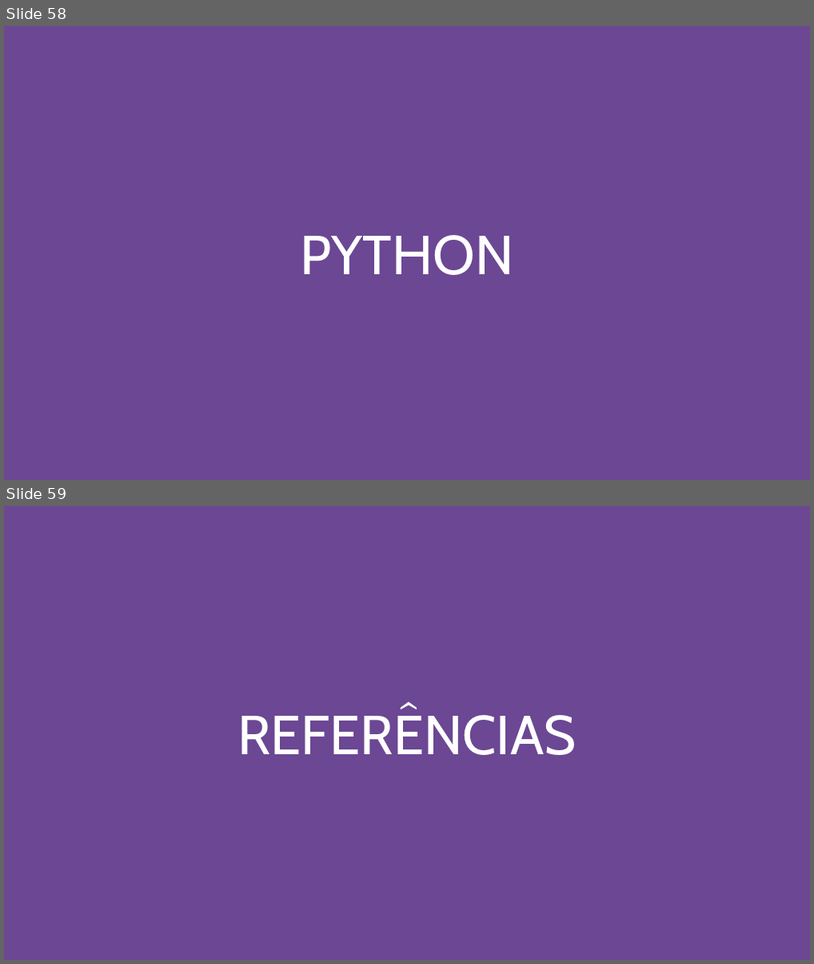
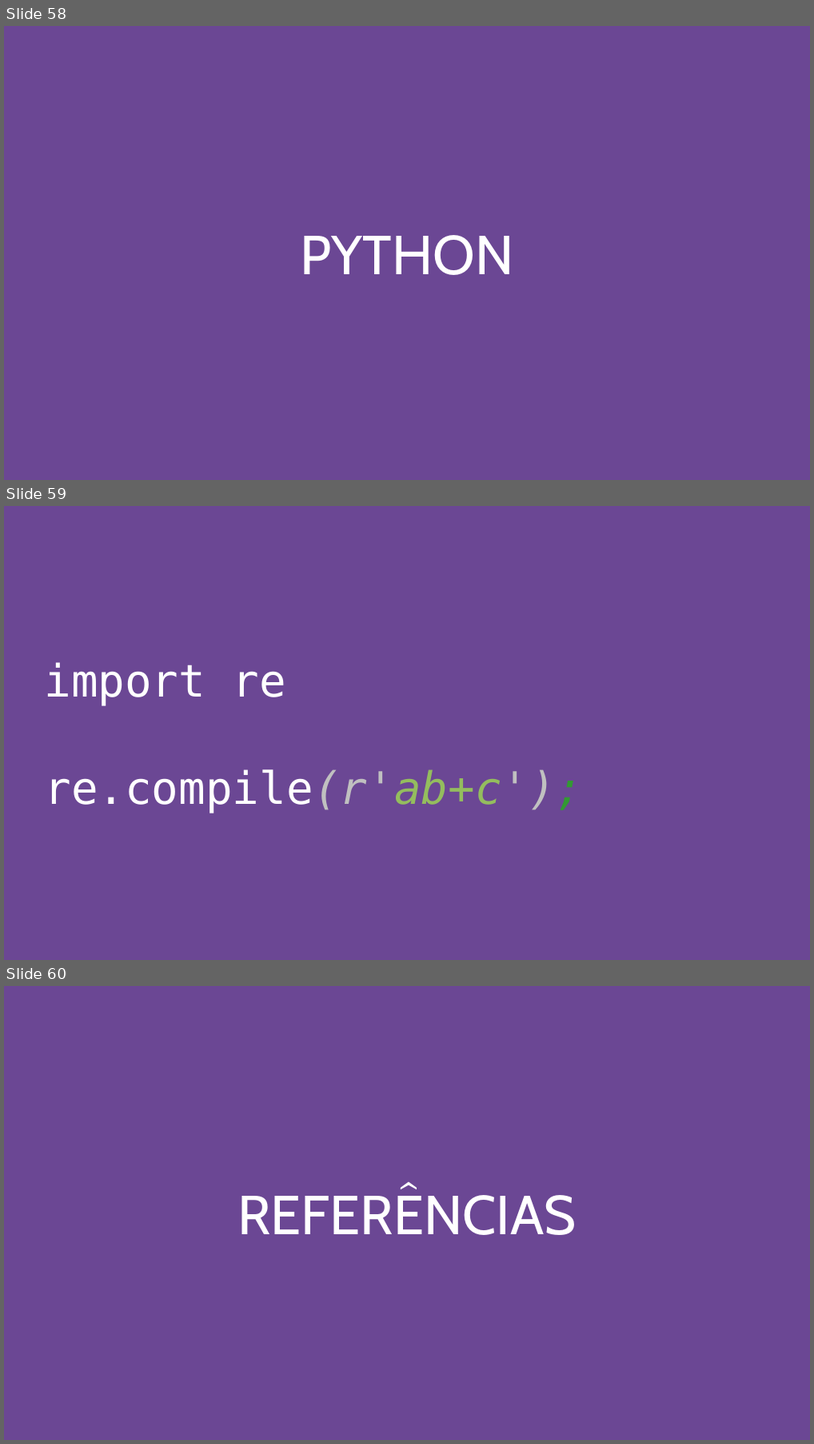
Before and after one commit to deniscostadsc/regex-tutorial, a slide deck: slides/regex.odp. Shown one above the other, each under a label of ours: slides 58 and 59 before the commit, slides 58, 59 and 60 after it. The pictures are 814x964 and 814x1444 pixels, drawn with LibreOffice and Linux fonts; fonts in the diff are those of the drawing. Boxes give left, top, right and bottom in pixels: in the first picture for what was removed or moved away, otherwise in the second. Text is boxed around its words. In the diff, an @@ line names an element or a change of style, - is before the commit and + after.

```diff
--- a/slides/regex.odp
+++ b/slides/regex.odp
@@ slide 59 added at [4,506,810,960], background #6B4794 @@
@@ subtitle added at [44,662,582,813], 44 pt, text #FFFFFF @@
+import re
+re.compile(r'ab+c');
@@ what was slide 59 is now slide 60 @@
```
Also in this commit, not shown: 4 slides changed, 1 other file.
